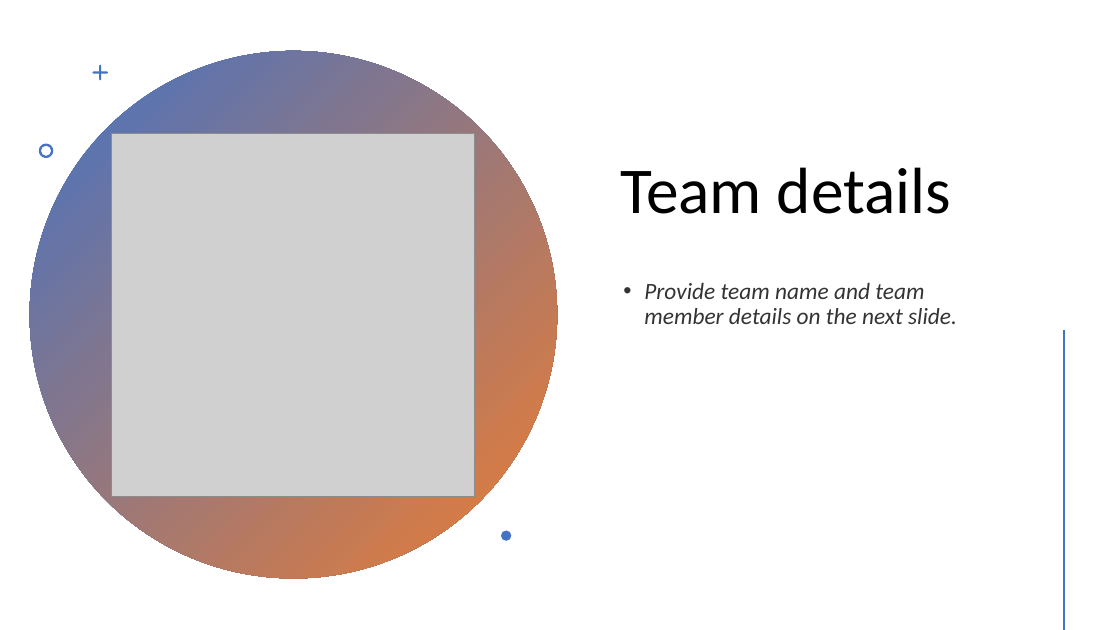
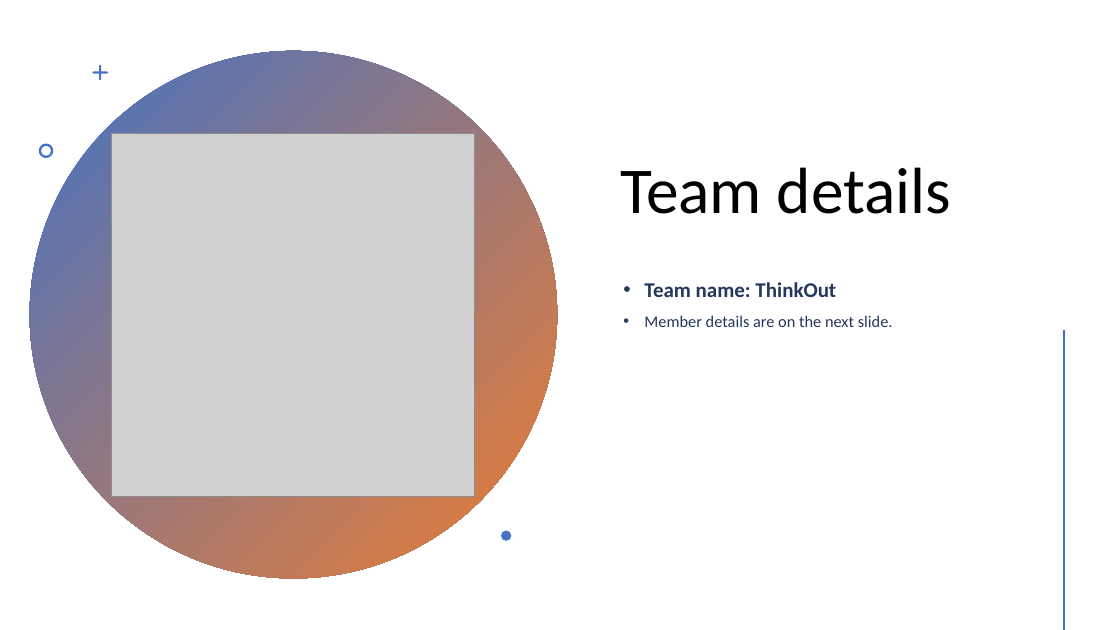
Before and after one commit to Rupesh-rkgit/HackathonJava, a slide deck: slide 3 of Level1_Submission_Template.pptx. Drawn at 1120x630 pixels with LibreOffice and Linux fonts; fonts in the diff are those of the drawing; grey boxes stand for pictures. Boxes give left, top, right and bottom in pixels: in the first picture for what was removed or moved away, otherwise in the second. Text is boxed around its words. In the diff, an @@ line names an element or a change of style, - is before the commit and + after.

Commit message:
docs: add rendered architecture diagram to slide 8; fill team slides (ThinkOut)
- docs/diagram/architecture.html: one-page architecture diagram in the app's
  editorial aesthetic (layered stack + MCQ lifecycle state machine + ER model
  + patterns/quality), rendered to docs/diagram/architecture.png at 2560x1440
- PPT slide 8: replaced ASCII text box with the rendered diagram image
- PPT slide 3: team name 'ThinkOut'
- PPT slide 4: 4 members (Shirish Mahajan, Durgadas Choudhari, Rupesh Kumar,
  Saloni Sinha) with Accenture emails; career level / role-market left as
  fill-in markers

```diff
--- a/Level1_Submission_Template.pptx
+++ b/Level1_Submission_Template.pptx
@@ text at bbox=[644, 282, 893, 327]: text changed; size 20 to 14 pt; text colour #000000 at 80% opacity to #24375C; italic off @@
-• Provide team name and team member details on the next slide.
+• Team name: ThinkOut
+• Member details are on the next slide.
```
Also in this commit, not shown: 2 other slides changed, 2 other files.
